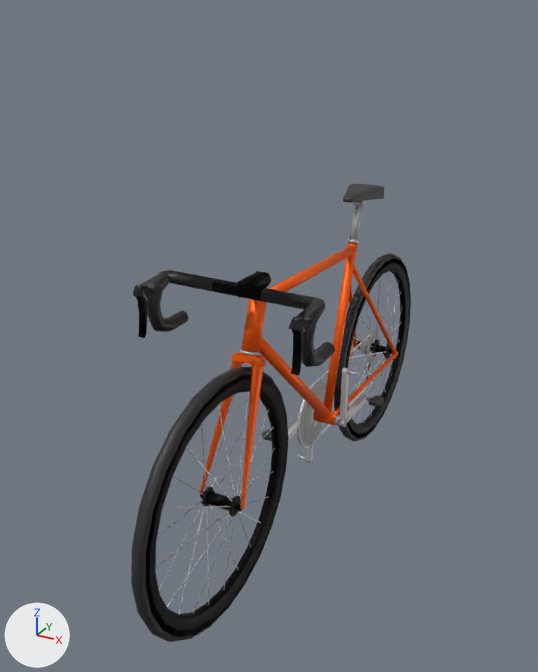
The COLLADA model BeamNG.drive__mods__unpacked/sir_velo/vehicles/sir_velo/velo.dae: old version first, new version second.
One viewpoint serves both versions: a 50 mm lens placed at (0.801, -2.214, 1.391), pointed at (-0.09, -0.593, 0.581). The lights are fixed; the arrows at lower left show +X, +Y and +Z. Where no turn or scale is listed for an object, it has been applied to the vertices.

In view in the first picture: 'Cockpit_Pivot_Origin', 'Cockpit_Pivot_ST', 'Crankset_Pivot_BB', 'Crankset_Pivot_Origin', 'Frame', 'Wheel_Front_Pivot_Hub', 'Wheel_Front_Pivot_Origin', 'Wheel_Front_Pivot_ST', 'Wheel_Rear_Pivot_Hub', 'Wheel_Rear_Pivot_Origin'.
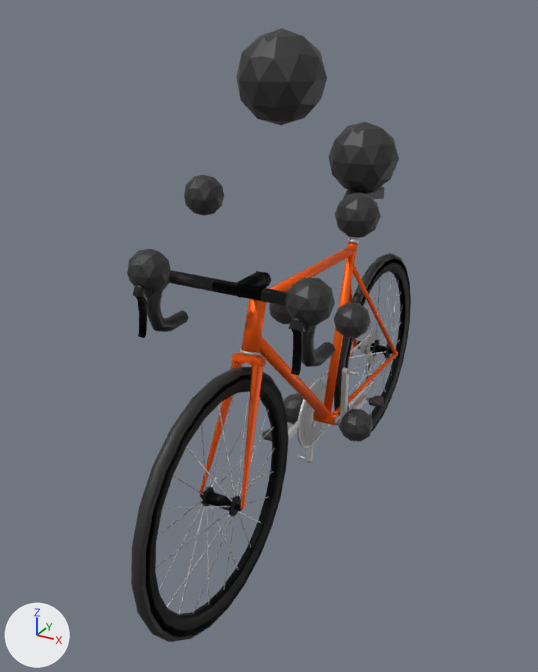
Commit message: add dummy 3d

What changed in the scene script:
```text
Add me_icosphere_004:
    me_icosphere_004.from_pydata(...)  # 444 vertices, 848 faces; spans x -0.248..0.248, y -1.0..-0.1, z 0.207..1.353
    me_icosphere_004.materials.append(mat_rubber)  # black #2a2a2a
Add ob_dummy:
    ob_dummy = bpy.data.objects.new('Dummy', me_icosphere_004)
    ob_dummy.location = (0.0, 0.0, 0.0)
```

What differs and where, as boxes [x1, y1, x2, y2] in the pictures (538 x 672 px):
'Dummy', added (black): after [127, 28, 399, 442]
